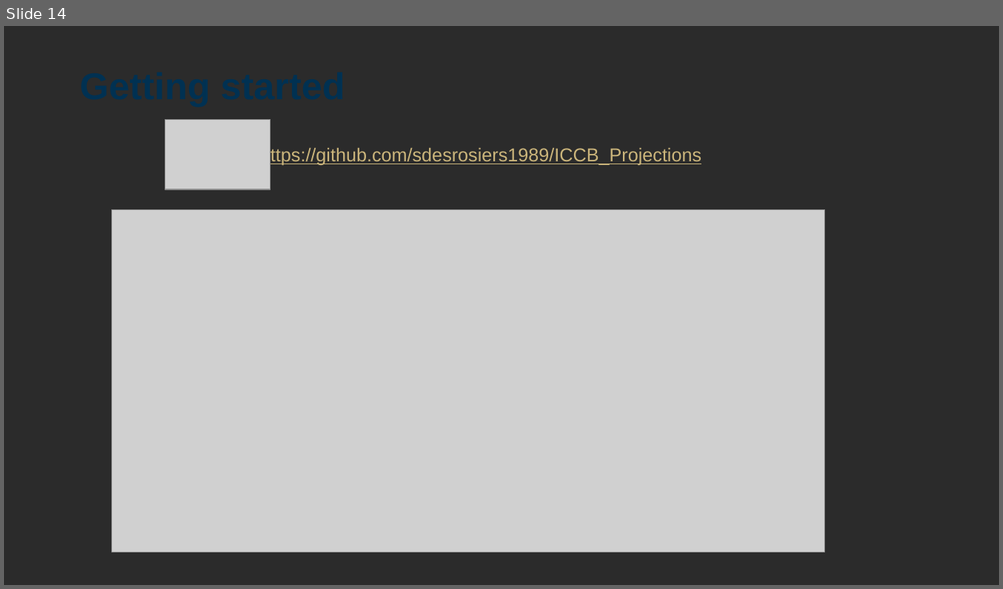
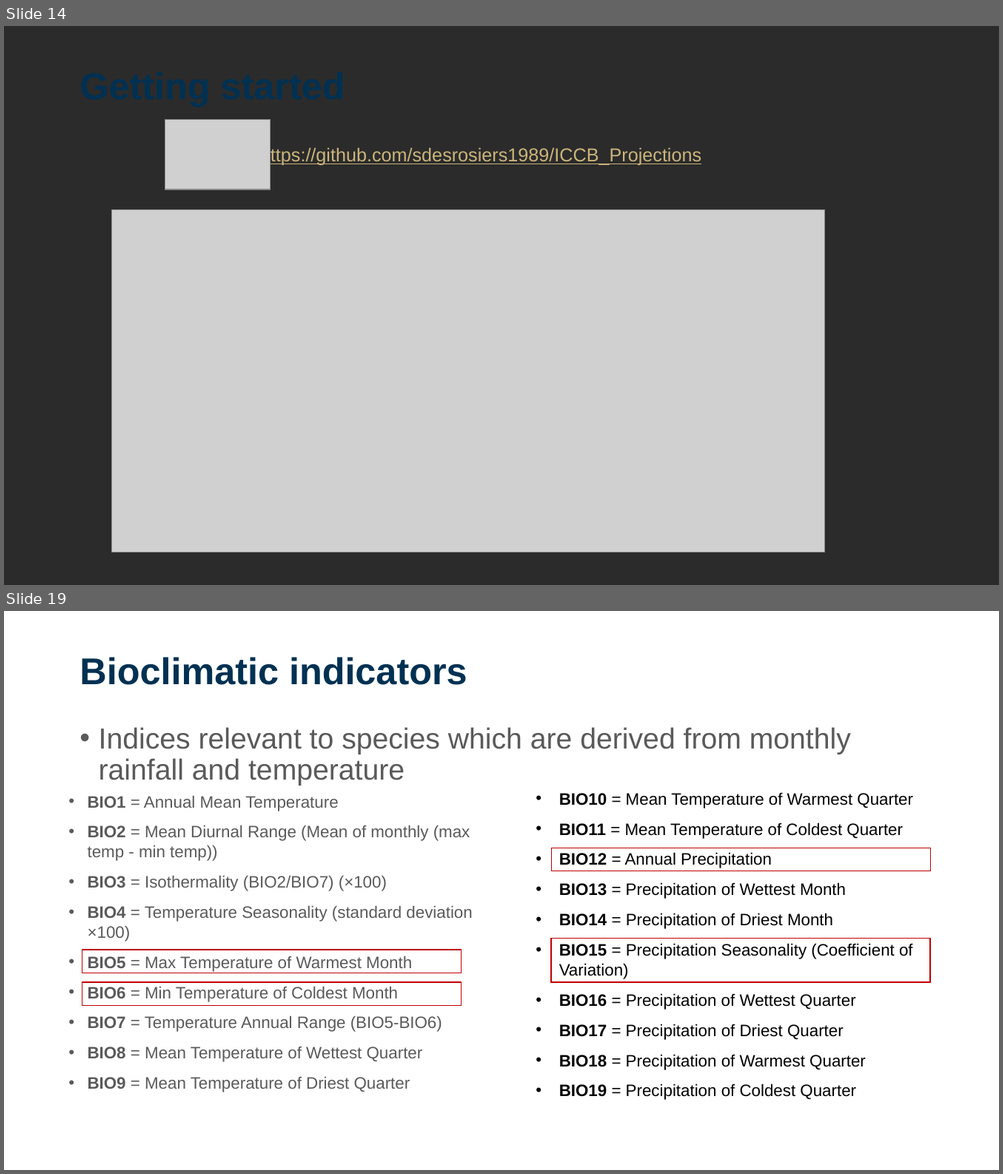
Before and after one commit to sdesrosiers1989/ICCB_Projections, a slide deck: ICCB2025_Session2_ClimateProjections.pptx. Shown one above the other, each under a label of ours: slide 14 before the commit, slides 14 and 19 after it; the slides between them are not shown. The pictures are 1003x589 and 1003x1174 pixels, drawn with LibreOffice and Linux fonts; fonts in the diff are those of the drawing; grey boxes stand for pictures; background and template pictures are left out; a plain dark background stands for a picture behind light text. Boxes give left, top, right and bottom in pixels: in the first picture for what was removed or moved away, otherwise in the second. Text is boxed around its words. In the diff, an @@ line names an element or a change of style, - is before the commit and + after.

Commit message:
Updated draft powerpoint

```diff
--- a/ICCB2025_Session2_ClimateProjections.pptx
+++ b/ICCB2025_Session2_ClimateProjections.pptx
@@ slide 19 added at (x1=4, y1=611, x2=999, y2=1170), background picture (left out) @@
@@ title added at (x1=79, y1=657, x2=467, y2=685), 36 pt, text #003152, bold @@
+Bioclimatic indicators
@@ text added at (x1=99, y1=727, x2=851, y2=786), 28 pt, text #5A5A5A @@
+• Indices relevant to species which are derived from monthly rainfall and temperature
@@ text added at (x1=88, y1=796, x2=472, y2=1093), 16 pt, text #5A5A5A @@
+• BIO1 = Annual Mean Temperature
+• BIO2 = Mean Diurnal Range (Mean of monthly (max temp - min temp))
+• BIO3 = Isothermality (BIO2/BIO7) (×100)
+• BIO4 = Temperature Seasonality (standard deviation ×100)
+• BIO5 = Max Temperature of Warmest Month
+• BIO6 = Min Temperature of Coldest Month
+• BIO7 = Temperature Annual Range (BIO5-BIO6)
+• BIO8 = Mean Temperature of Wettest Quarter
+• BIO9 = Mean Temperature of Driest Quarter
@@ text added at (x1=559, y1=792, x2=913, y2=1100), 16 pt, text #000000 @@
+• BIO10 = Mean Temperature of Warmest Quarter
+• BIO11 = Mean Temperature of Coldest Quarter
+• BIO12 = Annual Precipitation
+• BIO13 = Precipitation of Wettest Month
+• BIO14 = Precipitation of Driest Month
+• BIO15 = Precipitation Seasonality (Coefficient of Variation)
+• BIO16 = Precipitation of Wettest Quarter
+• BIO17 = Precipitation of Driest Quarter
+• BIO18 = Precipitation of Warmest Quarter
+• BIO19 = Precipitation of Coldest Quarter
@@ rectangle added at (x1=552, y1=849, x2=930, y2=871), outline #C00000 1 pt @@
@@ rectangle added at (x1=551, y1=939, x2=930, y2=982), outline #C00000 1 pt @@
@@ rectangle added at (x1=82, y1=950, x2=461, y2=973), outline #C00000 1 pt @@
@@ rectangle added at (x1=82, y1=982, x2=461, y2=1005), outline #C00000 1 pt @@
```
Also in this commit, not shown: 6 other slides added.
